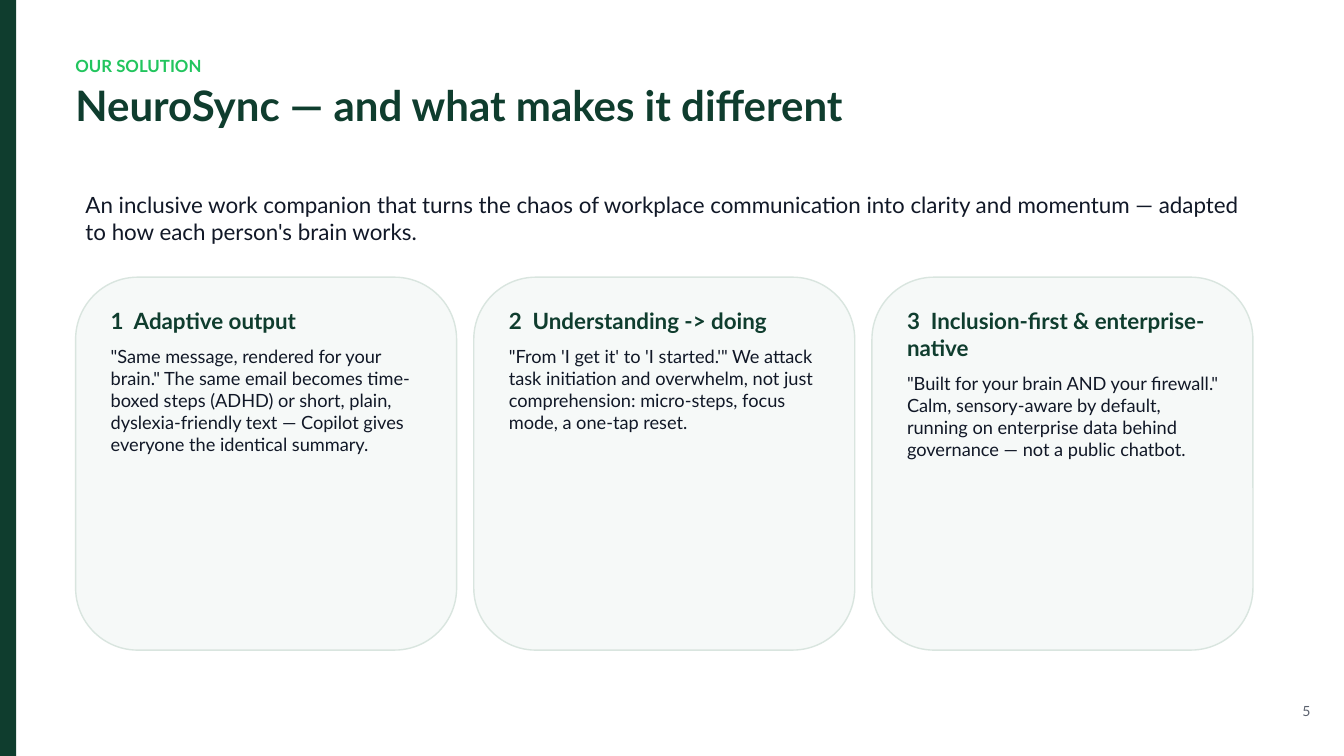
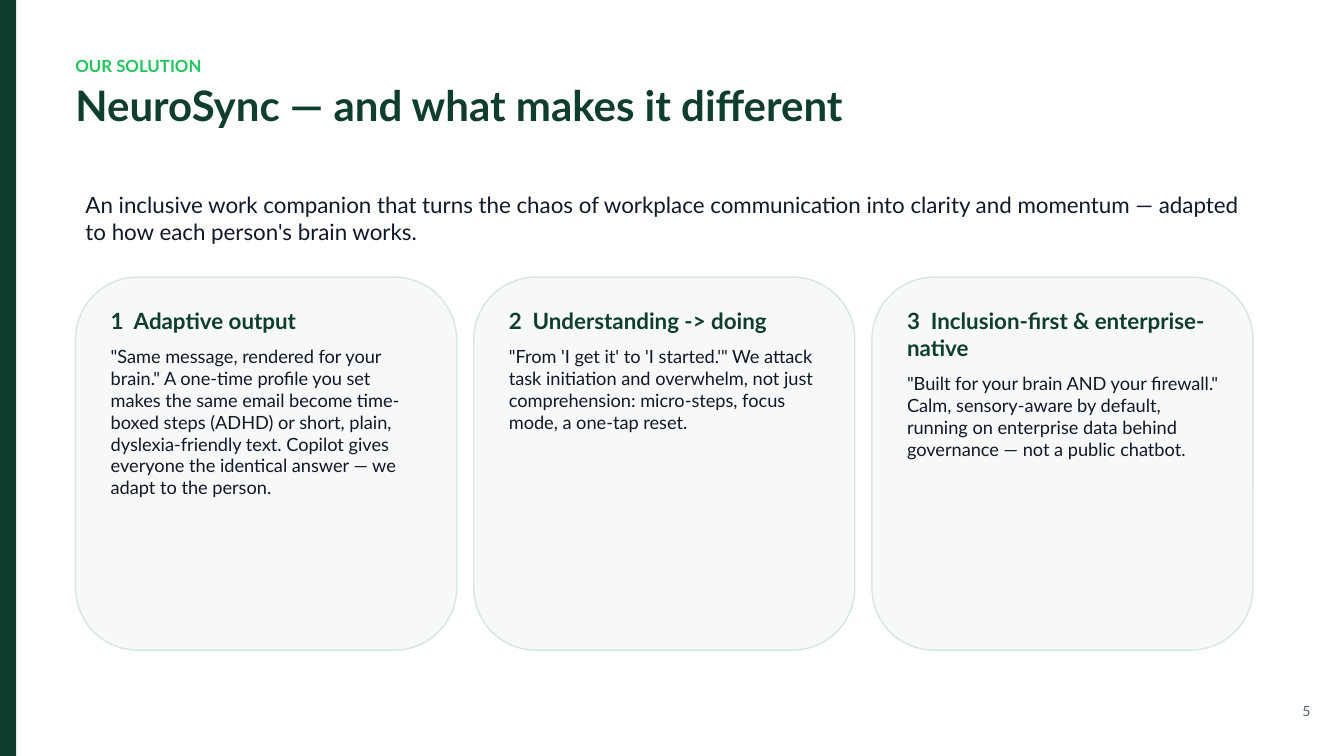
Before and after one commit to kumarsaransh55/NeuroSync, a slide deck: slide 5 of docs/NeuroSync-Jury-Pitch.pptx. Drawn at 1344x756 pixels with LibreOffice and Linux fonts; fonts in the diff are those of the drawing. Boxes give left, top, right and bottom in pixels: in the first picture for what was removed or moved away, otherwise in the second. Text is boxed around its words. In the diff, an @@ line names an element or a change of style, - is before the commit and + after.

```diff
--- a/docs/NeuroSync-Jury-Pitch.pptx
+++ b/docs/NeuroSync-Jury-Pitch.pptx
@@ text at (111, 349, 399, 497): text changed @@
-"Same message, rendered for your brain." The same email becomes time-boxed steps (ADHD) or short, plain, dyslexia-friendly text — Copilot gives everyone the identical summary.
+"Same message, rendered for your brain." A one-time profile you set makes the same email become time-boxed steps (ADHD) or short, plain, dyslexia-friendly text. Copilot gives everyone the identical answer — we adapt to the person.
```
Also in this commit, not shown: 3 other slides changed, 36 other files.
